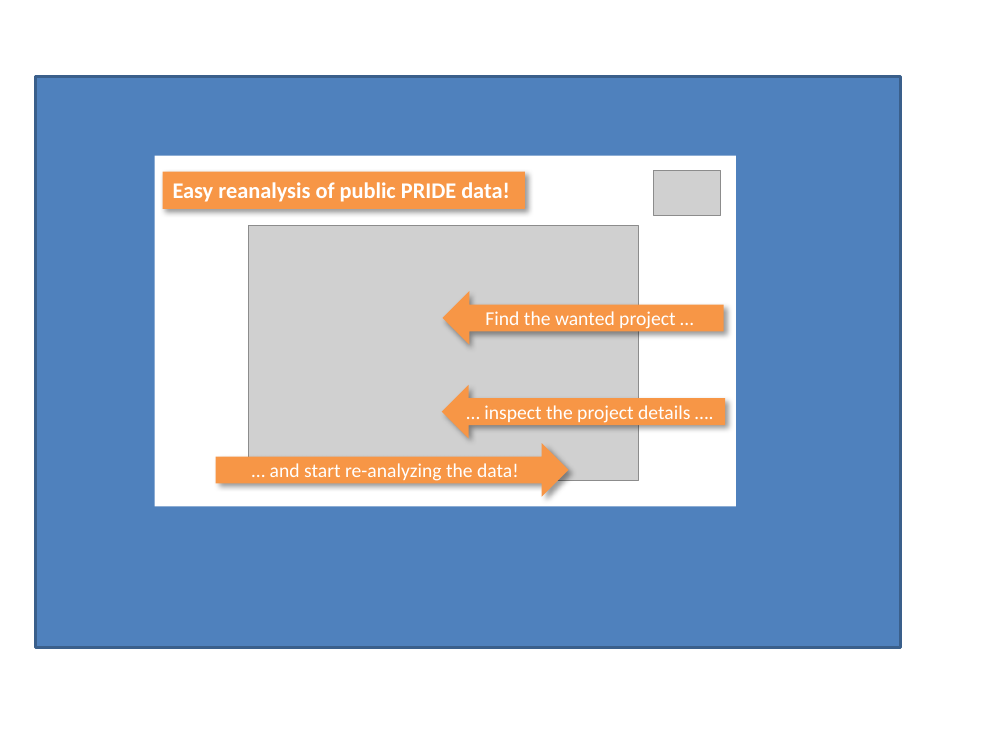
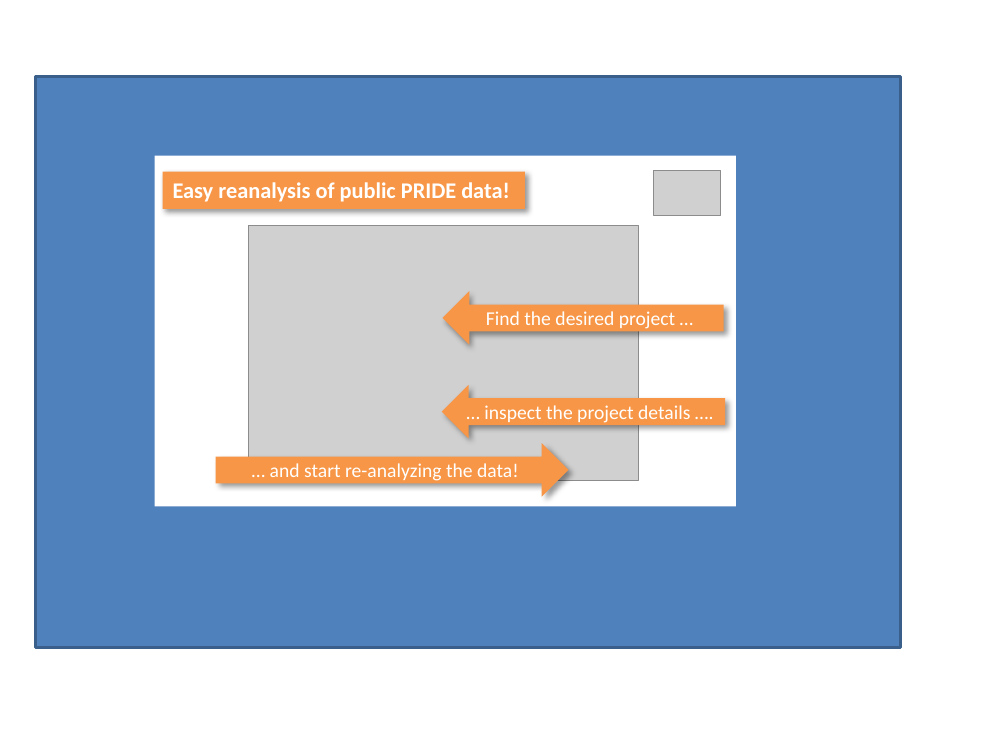
Before and after one commit to compomics/peptide-shaker, a slide deck: slide 11 of wiki/getting_started/getting_started.pptx. Drawn at 1008x756 pixels with LibreOffice and Linux fonts; fonts in the diff are those of the drawing; grey boxes stand for pictures. Boxes give left, top, right and bottom in pixels: in the first picture for what was removed or moved away, otherwise in the second. Text is boxed around its words. In the diff, an @@ line names an element or a change of style, - is before the commit and + after.

Commit message:
Minor change to one of the getting started slides.

```diff
--- a/wiki/getting_started/getting_started.pptx
+++ b/wiki/getting_started/getting_started.pptx
@@ text in left arrow at (x1=486, y1=311, x2=675, y2=329): text changed @@
-Find the wanted project …
+Find the desired project …
```
